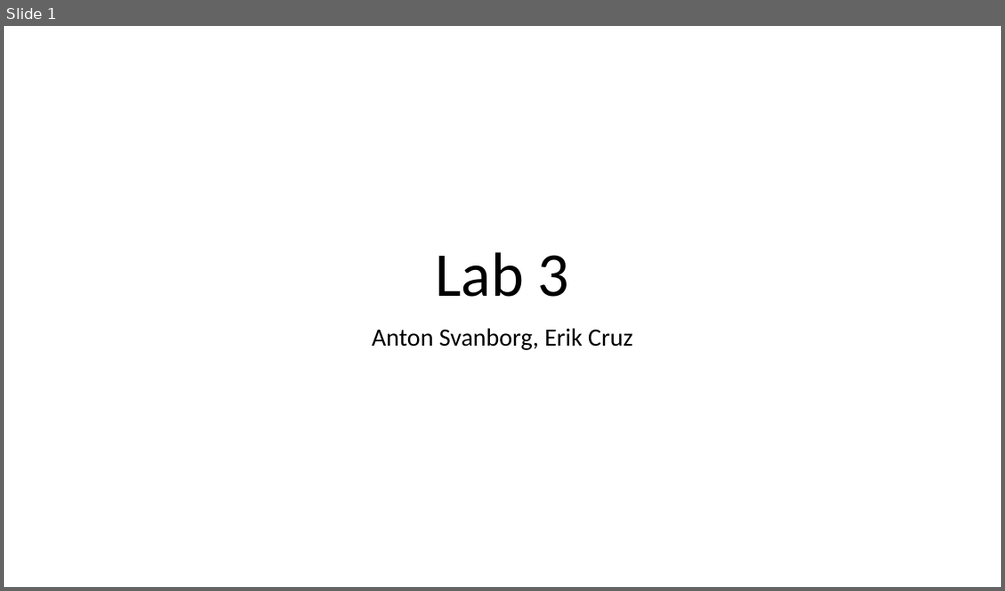
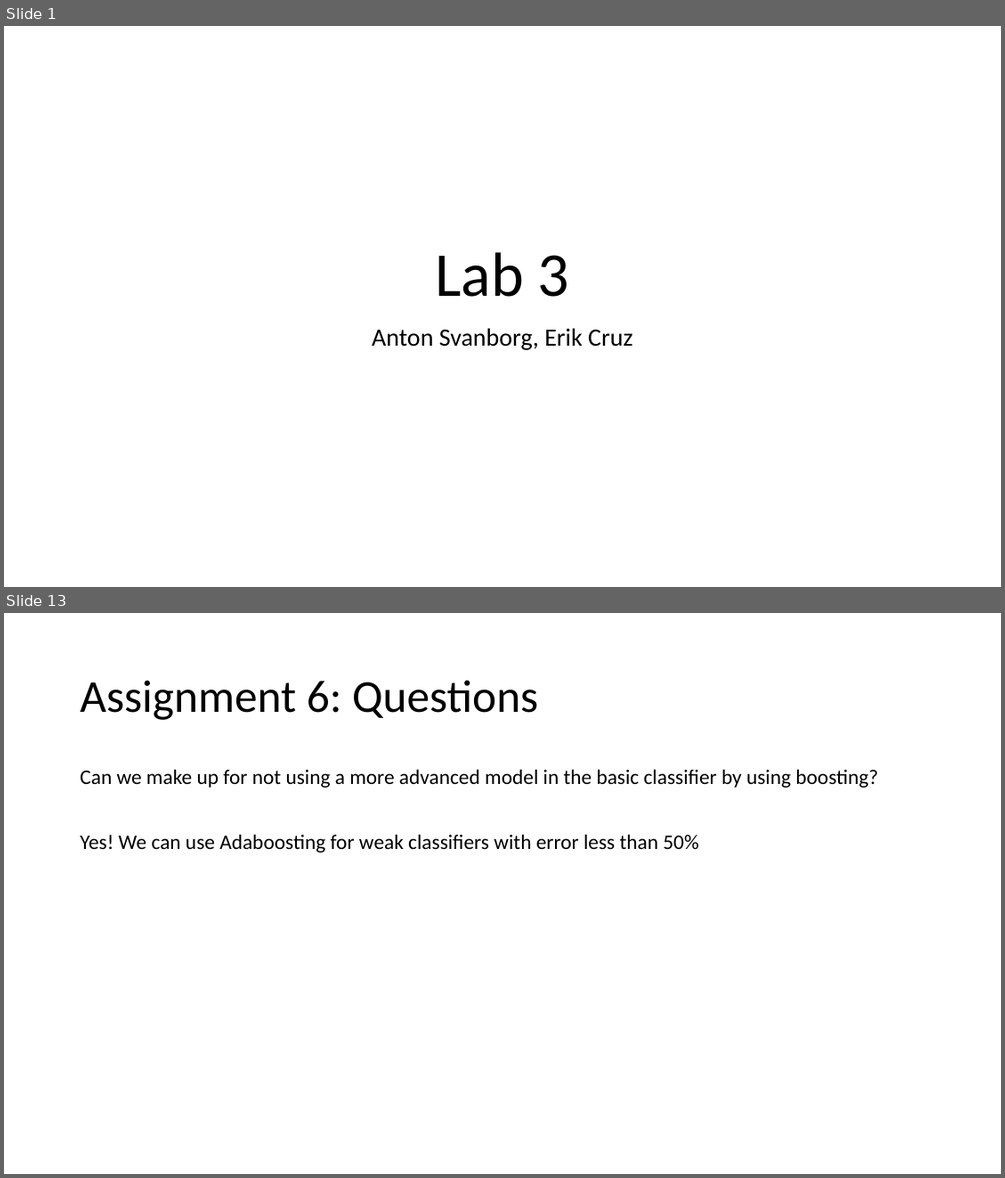
Before and after one commit to a-svanborg/ML-Bayes-Boosting, a slide deck: Presentation.pptx. Shown one above the other, each under a label of ours: slide 1 before the commit, slides 1 and 13 after it; the slides between them are not shown. The pictures are 1005x591 and 1005x1178 pixels, drawn with LibreOffice and Linux fonts; fonts in the diff are those of the drawing. Boxes give left, top, right and bottom in pixels: in the first picture for what was removed or moved away, otherwise in the second. Text is boxed around its words. In the diff, an @@ line names an element or a change of style, - is before the commit and + after.

```diff
--- a/Presentation.pptx
+++ b/Presentation.pptx
@@ slide 13 added at [4, 613, 1001, 1174], background #FFFFFF @@
@@ title added at [80, 680, 538, 720], 44 pt, text #000000 @@
+Assignment 6: Questions
@@ text added at [80, 769, 878, 852], 20 pt, text #000000 @@
+Can we make up for not using a more advanced model in the basic classifier by using boosting?
+Yes! We can use Adaboosting for weak classifiers with error less than 50%
```
Also in this commit, not shown: 13 other slides added, 3 other files.
